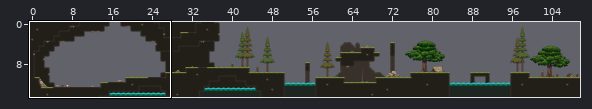
Tiled map -- PlatformGame-main/Assets/Maps/Level1Map.tmx. The picture above shows the old version from afar; the outline marks the close-up.
Close-up. As it was:
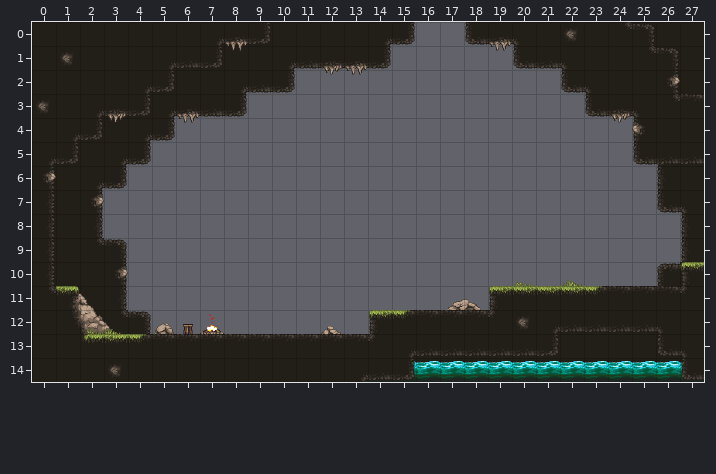
Cells are 32x32 px. Shown: x 0..27, y 0..14. The commit also changed other parts of the map, which this record leaves out.
Now the later version:
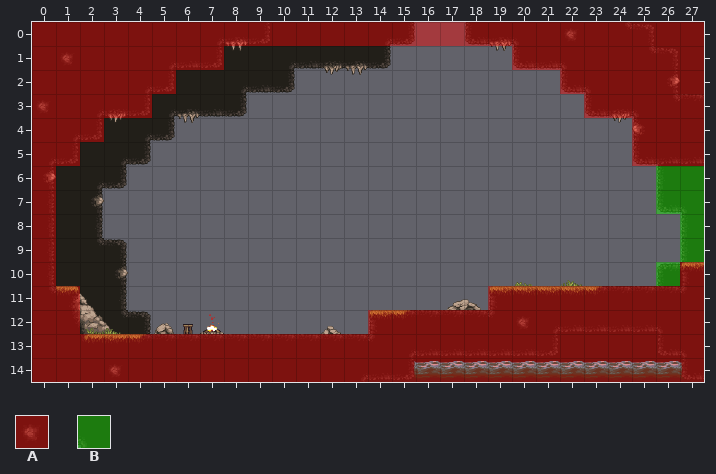
Key: from "MapMetadata": A 0, B 1.
_ is an empty cell, . an unchanged one.
Tiles of an added or newly shown layer are drawn over the layers below it.
See-through tiles are keyed as they look on the map.
Changes in this commit:
--- layer "Navigation" (added)
@@ x 0..27 @@
- 0 ____________________________
- 1 ________............________
- 2 ______................______
- 3 _____.................._____
- 4 ___......................___
- 5 __.......................___
- 6 _.........................__
- 7 _.........................__
- 8 _.........................._
- 9 _.........................._
-10 _.........................__
-11 __................._________
-12 __............______________
-13 ____________________________
-14 ____________________________
+ 0 AAAAAAAAAAAAAAAAAAAAAAAAAAAA
+ 1 AAAAAAAA............AAAAAAAA
+ 2 AAAAAA................AAAAAA
+ 3 AAAAA..................AAAAA
+ 4 AAA......................AAA
+ 5 AA.......................AAA
+ 6 A.........................BB
+ 7 A.........................BB
+ 8 A..........................B
+ 9 A..........................B
+10 A.........................BA
+11 AA.................AAAAAAAAA
+12 AA............AAAAAAAAAAAAAA
+13 AAAAAAAAAAAAAAAAAAAAAAAAAAAA
+14 AAAAAAAAAAAAAAAAAAAAAAAAAAAA
